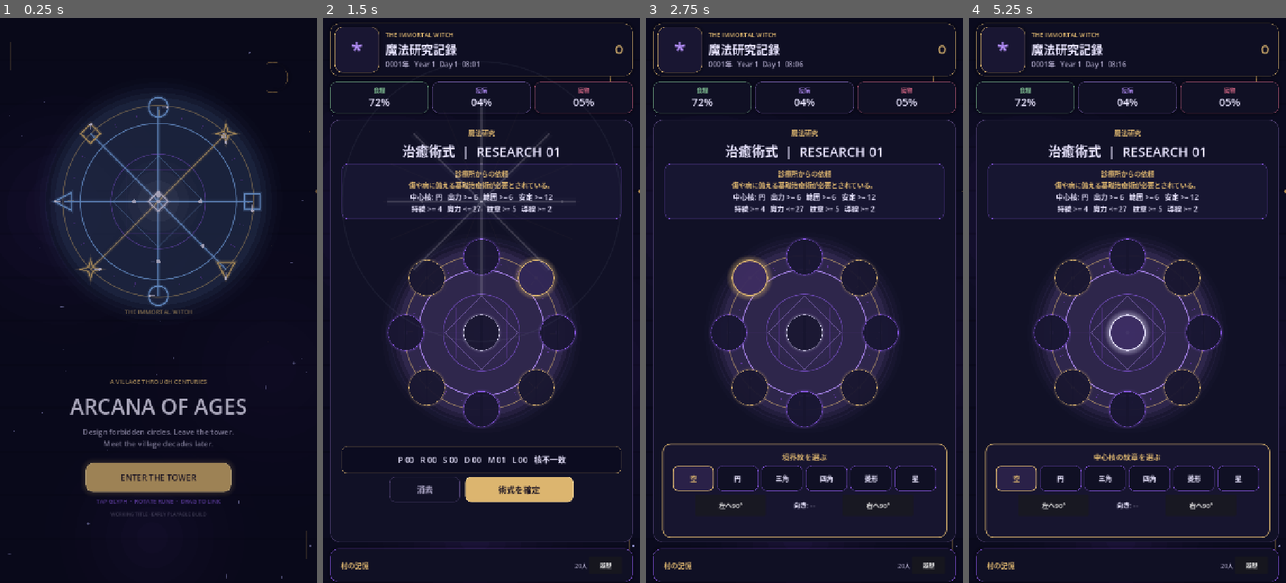
Above: before the commit, frames 1-4 (left to right).
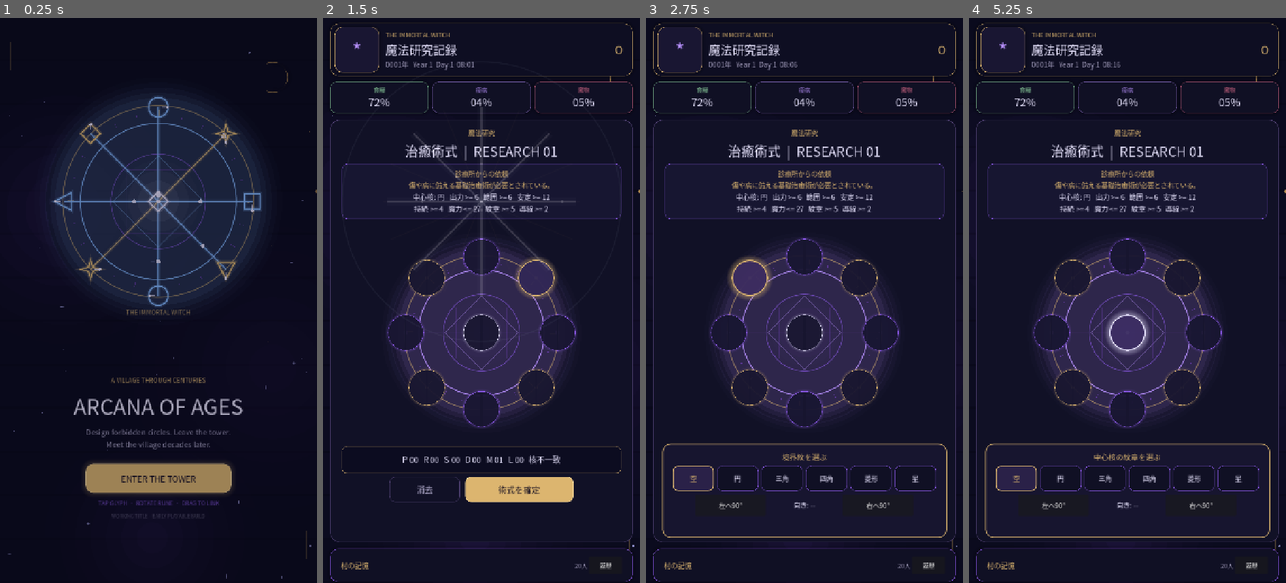
Above: after the commit, the same moments.

Repository: kei060538-commits/VillageGame
Game: Godot game, scene res://scenes/title.tscn
Same seed, same stepped clock (60 frames per second), same inputs: the game is played once before the commit and once after it.
Inputs (mouse positions are in pixels of both pictures, inside the frame that each line leads up to):
- Up to frame 1 (0.25 s): no input
- Up to frame 2 (1.5 s): click "ENTER THE TOWER" at 0.5 s; tap Enter at 1.25 s; move the mouse to (551, 272) at 1.27 s; hold Right (ui_right) from 1.28 s (still down); tap R at 1.35 s; click (551, 272) at 1.42 s
- Up to frame 3 (2.75 s): release Right (ui_right) at 2 s; click (750, 277) at 2.02 s
- Up to frame 4 (5.25 s): click (1127, 255) at 2.77 s; click (1181, 277) at 3.52 s; click (1051, 334) at 4.27 s; click (1127, 334) at 5.02 s

The runs differ from the first frame. In frame 1, 2.3% of the frame differs, in the area x 22-78%, y 51-89%; in frame 2, 3.3%, in the area x 5-95%, y 2-98%; in frame 3, 3.2%; in frame 4, 3.2%.

Commit message:
Enforce Japanese font on every Web UI control

Diff:
--- a/scripts/core/web_font_bootstrap.gd
+++ b/scripts/core/web_font_bootstrap.gd
@@ -20,6 +20,8 @@
         japanese_ready = true
 
     _build_ui_theme()
+    get_tree().node_added.connect(_on_node_added)
+    call_deferred("_apply_to_existing_tree")
     japanese_font_ready.emit()
 
 func get_ui_font() -> Font:
@@ -40,12 +42,48 @@
         return false
 
     # ThemeDB.fallback_font was not sufficient on iPhone Safari: the engine's
-    # default font still produced tofu. Assigning a Theme.default_font makes
-    # the bundled Japanese font the primary font for every descendant Control.
+    # default font still produced tofu. Assign a real Theme.default_font and
+    # make the bundled font the primary font of every text-bearing Control.
     root_control.theme = _ui_theme
     if force_text_controls:
         _apply_font_overrides(root_control)
     return true
+
+func _on_node_added(node: Node) -> void:
+    if not (node is Control) or _installed_font == null:
+        return
+    _apply_control(node as Control)
+
+func _apply_to_existing_tree() -> void:
+    if _installed_font == null:
+        return
+    _apply_existing_children(get_tree().root)
+
+func _apply_existing_children(node: Node) -> void:
+    if node is Control:
+        _apply_control(node as Control)
+    for child in node.get_children():
+        _apply_existing_children(child)
+
+func _apply_control(control: Control) -> void:
+    if _ui_theme == null:
+        _build_ui_theme()
+    if _ui_theme == null:
+        return
+
+    # Root UI controls receive the shared theme. Descendants inherit it, while
+    # text controls also get a direct override to avoid browser fallback paths.
+    if not (control.get_parent() is Control):
+        control.theme = _ui_theme
+    _apply_font_override_to_control(control)
+
+func _apply_font_override_to_control(control: Control) -> void:
+    if control is RichTextLabel:
+        var rich_text := control as RichTextLabel
+        for theme_name in ["normal_font", "bold_font", "italics_font", "bold_italics_font", "mono_font"]:
+            rich_text.add_theme_font_override(theme_name, _installed_font)
+    elif control is Label or control is Button or control is LineEdit or control is TextEdit or control is ItemList or control is Tree:
+        control.add_theme_font_override("font", _installed_font)
 
 func _install_bundled_web_font() -> bool:
     if not ResourceLoader.exists(BUNDLED_WEB_FONT):
@@ -91,12 +129,7 @@
     _ui_theme = theme
 
 func _apply_font_overrides(node: Node) -> void:
-    if node is RichTextLabel:
-        var rich_text := node as RichTextLabel
-        for theme_name in ["normal_font", "bold_font", "italics_font", "bold_italics_font", "mono_font"]:
-            rich_text.add_theme_font_override(theme_name, _installed_font)
-    elif node is Label or node is Button or node is LineEdit or node is TextEdit or node is ItemList or node is Tree:
-        (node as Control).add_theme_font_override("font", _installed_font)
-
+    if node is Control:
+        _apply_font_override_to_control(node as Control)
     for child in node.get_children():
         _apply_font_overrides(child)
